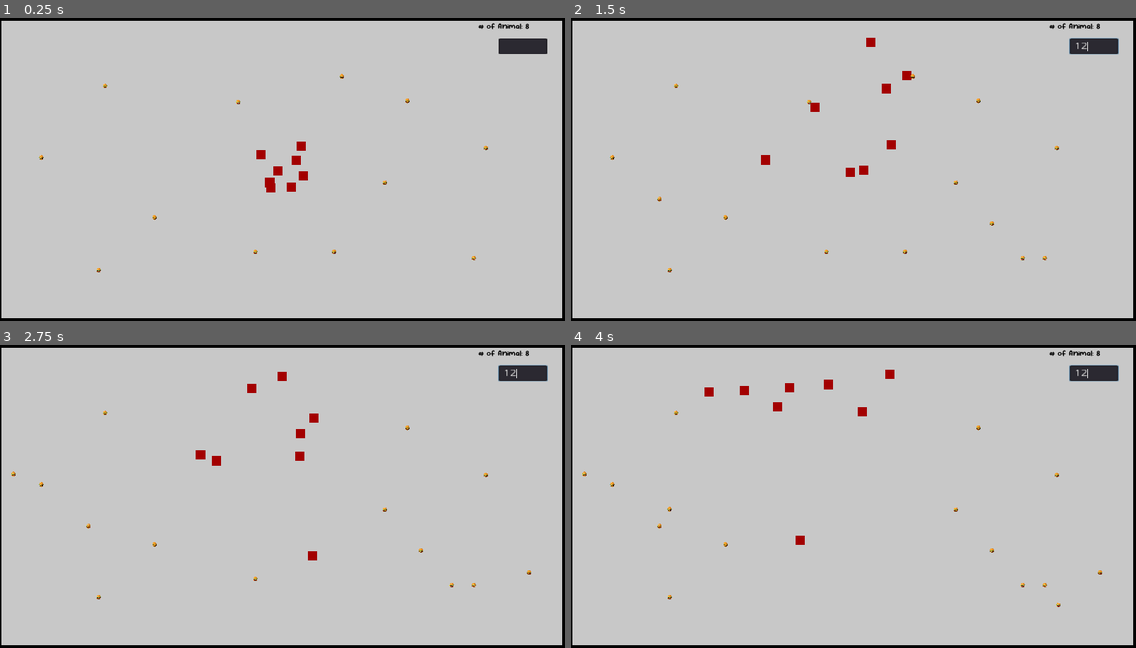
Above: before the commit, frames 1-4 (two rows, left to right).
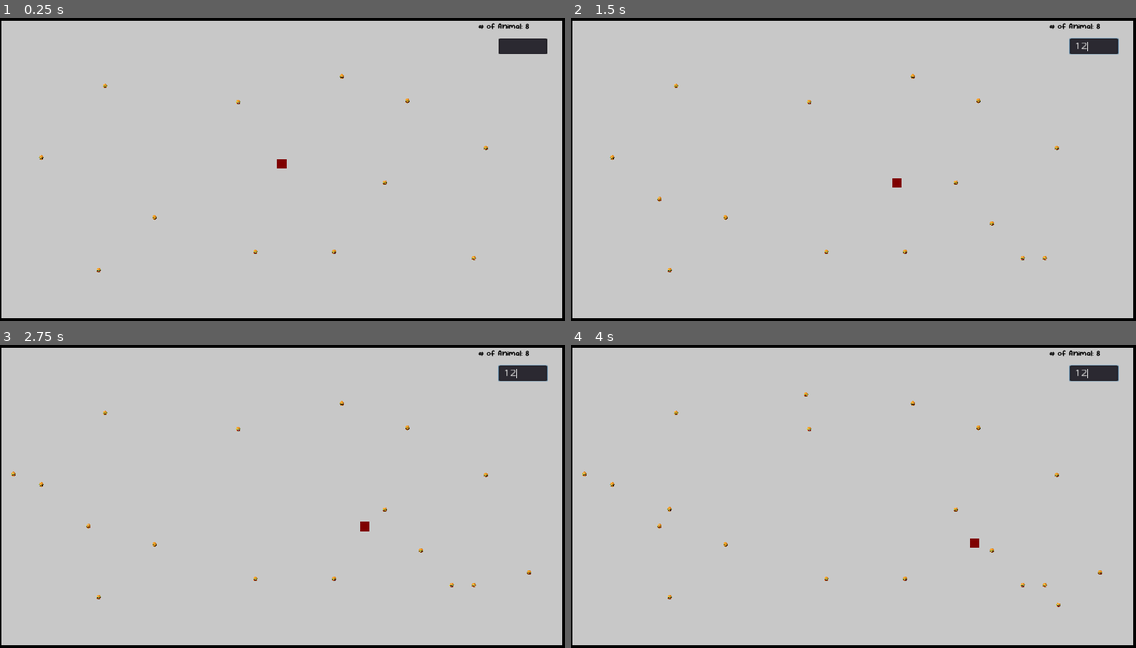
Above: after the commit, the same moments.

Repository: SachJay/LifeSimulator
Game: Godot game, scene res://Scenes/World.tscn
The game is run twice, just before and just after one commit, with the same random seed, the same clock (stepped at 60 frames per second) and the same inputs.
Inputs (mouse positions are in pixels of both pictures, inside the frame that each line leads up to):
- Up to frame 1 (0.25 s): no input
- Up to frame 2 (1.5 s): click (1096, 45) at 0.52 s; type "12" at 0.6 s
- Up to frame 3 (2.75 s): no input
- Up to frame 4 (4 s): no input

The runs differ from the first frame. In frame 1, 0.4% of the frame differs, in the area x 45-55%, y 40-58%; in frame 2, 0.4%; in frame 3, 0.5%; in frame 4, 0.5%, in the area x 23-73%, y 8-78%.

Commit message:
adds user input for speed, and sense input

Diff:
--- a/app/Scenes/World.tscn
+++ b/app/Scenes/World.tscn
@@ -20,27 +20,6 @@
 [node name="animalGroup" type="Node" parent="."]
 
 [node name="animal" parent="animalGroup" instance=ExtResource( 2 )]
-position = Vector2( 904, 477 )
-
-[node name="animal2" parent="animalGroup" instance=ExtResource( 2 )]
-position = Vector2( 904, 477 )
-
-[node name="animal3" parent="animalGroup" instance=ExtResource( 2 )]
-position = Vector2( 904, 477 )
-
-[node name="animal4" parent="animalGroup" instance=ExtResource( 2 )]
-position = Vector2( 904, 477 )
-
-[node name="animal5" parent="animalGroup" instance=ExtResource( 2 )]
-position = Vector2( 904, 477 )
-
-[node name="animal6" parent="animalGroup" instance=ExtResource( 2 )]
-position = Vector2( 904, 477 )
-
-[node name="animal7" parent="animalGroup" instance=ExtResource( 2 )]
-position = Vector2( 904, 477 )
-
-[node name="animal8" parent="animalGroup" instance=ExtResource( 2 )]
 position = Vector2( 904, 477 )
 
 [node name="foodGroup" type="Node" parent="."]
--- a/app/Scenes/animal.tscn
+++ b/app/Scenes/animal.tscn
@@ -8,6 +8,9 @@
 
 [sub_resource type="RectangleShape2D" id=2]
 extents = Vector2( 17.7778, 17.6296 )
+
+[sub_resource type="CircleShape2D" id=3]
+radius = 48.8308
 
 [node name="animal" type="KinematicBody2D" groups=["animals"]]
 modulate = Color( 0, 0, 0, 1 )
@@ -37,6 +40,14 @@
 wait_time = 0.1
 autostart = true
 
+[node name="SenseDetection" type="Area2D" parent="."]
+collision_layer = 0
+collision_mask = 6
+
+[node name="CollisionShape2D" type="CollisionShape2D" parent="SenseDetection"]
+shape = SubResource( 3 )
+
 [connection signal="area_entered" from="Area2D" to="." method="_on_Area2D_area_entered"]
 [connection signal="body_entered" from="Area2D" to="." method="_on_Area2D_body_entered"]
 [connection signal="timeout" from="Timer" to="." method="_on_Timer_timeout"]
+[connection signal="area_entered" from="SenseDetection" to="." method="_on_SenseDetection_area_entered"]
--- a/app/Scripts/animal.gd
+++ b/app/Scripts/animal.gd
@@ -10,31 +10,40 @@
 #stat variables
 var startingEnergy = 300
 var energy = startingEnergy
-var speed = 1000
+var speed = 2000
 var speedConstant = 10000
+var senseRad = 1000
 
 #movement variables
-var xDir = 0
-var yDir = 0
+var xDir = 0.0
+var yDir = 0.0
 var vector
+
+var moveToTarget = false
+var targetName = ""
 
 func _ready():
 	rng.randomize()
 	waittime = timer.wait_time
 	self.modulate = Color(map_speed(speed), 0, 0)
+	$SenseDetection/CollisionShape2D.shape.radius = senseRad #make this a trait and pass it down
 
 func _physics_process(delta):
+	if moveToTarget and !get_tree().get_root().get_node("World").get_node("foodGroup").has_node(targetName):
+		moveToTarget = false
+
+	if timedout:
+		if !moveToTarget:
+			xDir = rng.randf_range(-1.0, 1.0)
+			yDir = rng.randf_range(-1.0, 1.0)
+		timedout = false
+
 	vector = Vector2(delta * xDir * speed * waittime, delta * yDir * speed * waittime)
 	move_and_collide(vector)
 
-	if timedout:
-		xDir = rng.randf_range(-10.0, 10.0)
-		yDir = rng.randf_range(-10.0, 10.0)
-		timedout = false
-
 func _on_Timer_timeout():
 	timedout = true
-	energy -= pow(speed, 1.25)/speedConstant
+	energy -= get_energy_cost()
 
 	if energy < 0:
 		consume_food()
@@ -59,10 +68,10 @@
 		else:
 			foodConsumed += 1
 		area.queue_free()
+	moveToTarget = false
 
 func create_child():
 	var animal = load("res://Scenes/animal.tscn").instance()
-	speed = get_tree().get_root().get_node("World").animalSpeed
 
 	animal.position = self.position
 	animal.speed = speed + rng.randf_range(-100.0, 100.0)
@@ -84,4 +93,40 @@
 	return outputLow + outputRange * percent
 
 func map_speed(speedValue):
-	return map(100, 1500, 0, 1, speedValue)
+	return map(1500, 2500, 0, 1, speedValue)
+
+func get_energy_cost():
+	return pow(speed, 1.25)/speedConstant
+
+func _on_SenseDetection_area_entered(area):
+	if moveToTarget:
+		return
+
+	var distinationX = area.position.x
+	var distinationY = area.position.y
+
+	var xDist:float = area.position.x - self.position.x
+	var yDist:float = area.position.y - self.position.y
+
+	moveToTarget = true
+	targetName = area.name
+
+	if abs(xDist) < 1:
+		xDir = 0.0
+		yDir = 1.0 / 2.0
+		return
+
+	if abs(yDist) < 1:
+		xDir = 1.0 / 2.0
+		yDir = 0
+		return
+
+	if abs(xDist) > abs(yDist):
+		xDir = xDist / abs(xDist) / 2.0
+		yDir = yDist / abs(xDist) / 2.0
+	else:
+		yDir = yDist / abs(yDist) / 2.0
+		xDir = xDist / abs(yDist) / 2.0
+
+func distance(x1, y1, x2, y2):
+	return sqrt(pow(x1 - x2, 2) + pow(y1 - y2, 2))
Not shown: 1 places in app/Scenes/animal.tscn that only renumber resources
